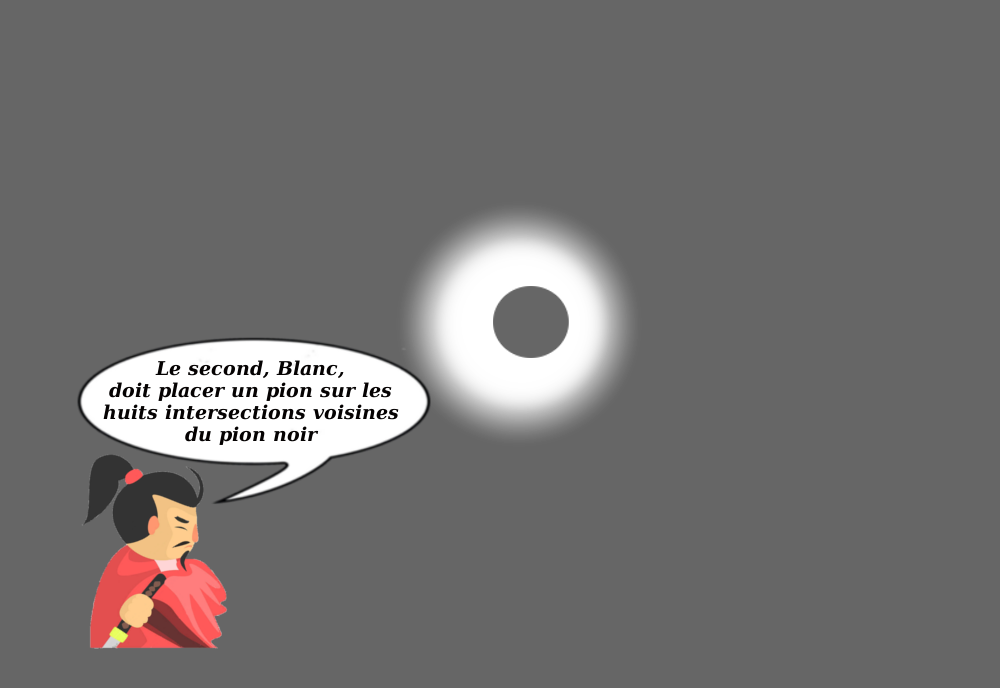
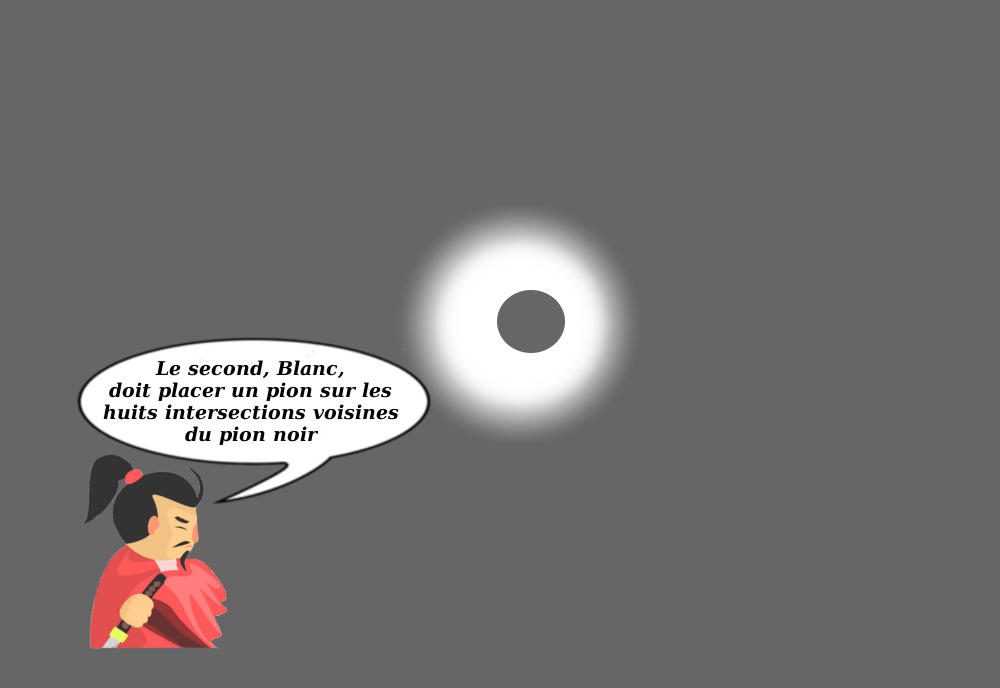
Before/after of a w=1000, h=688 layered artwork. What changed in the layer stack:
painted on "Calque Copié #1" over (x1=493, y1=286, x2=569, y2=358)
